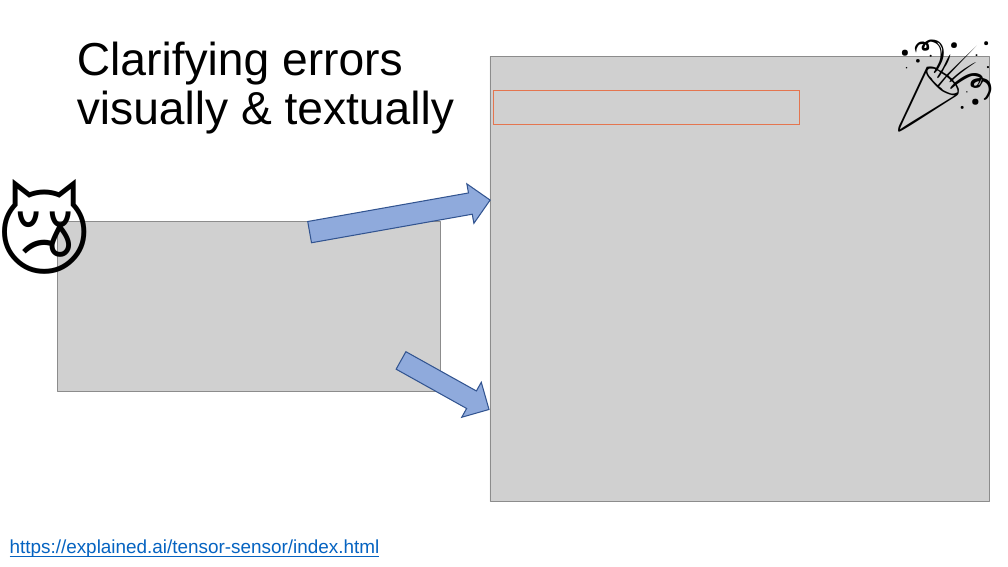
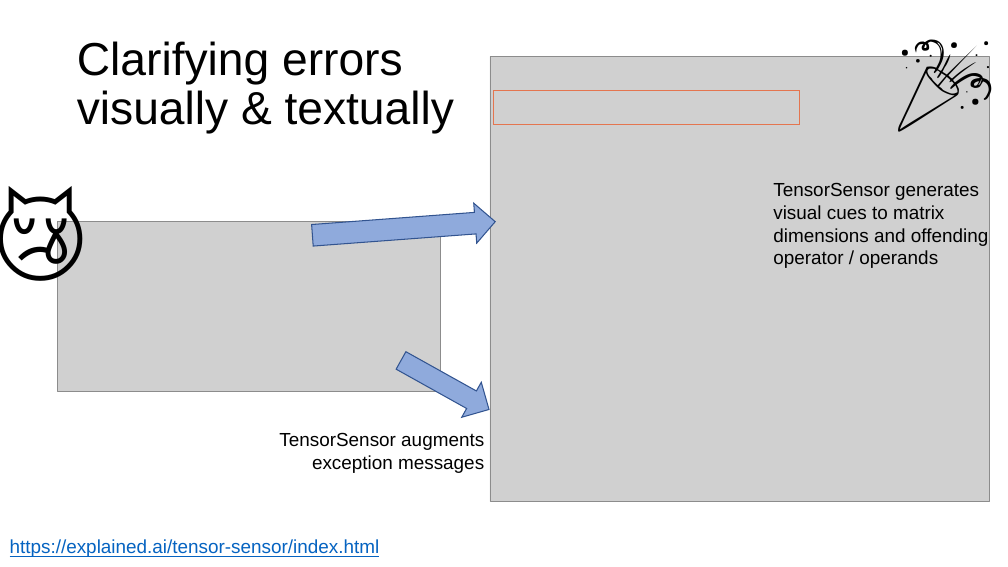
Before and after one commit to parrt/tensor-sensor, a slide deck: slide 6 of talks/strumenta/tensor-sensor.pptx (slide 3 before the commit). Drawn at 1008x567 pixels with LibreOffice and Linux fonts; fonts in the diff are those of the drawing; grey boxes stand for pictures; background and template pictures are left out. Boxes give left, top, right and bottom in pixels: in the first picture for what was removed or moved away, otherwise in the second. Text is boxed around its words. In the diff, an @@ line names an element or a change of style, - is before the commit and + after.

```diff
--- a/talks/strumenta/tensor-sensor.pptx
+++ b/talks/strumenta/tensor-sensor.pptx
@@ text "😿" rewrapped from (0, 151, 108, 281) to (0, 159, 104, 289) @@
@@ right arrow at (311, 202, 497, 256): rotation 349 to 355 degrees @@
@@ text added at (773, 183, 988, 268), 18 pt, text #000000 @@
+  TensorSensor generates visual cues to matrix dimensions and offending operator / operands
@@ text added at (279, 432, 484, 473), 18 pt, text #000000 @@
+  TensorSensor augments
+  exception messages
```
Also in this commit, not shown: 13 other slides changed, 4 slides added, 1 slide removed, 1 other file.
